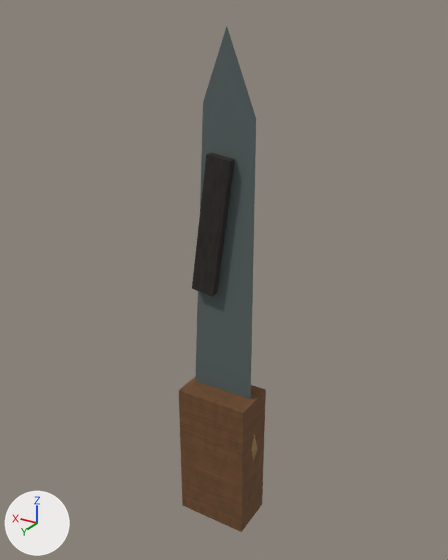
The OBJ model Assets/ProjectOEN/ProductionArt/Meshes/props_tools/pr-018_knife_cutting_tool__worn.obj: old version first, new version second.
The view is the same before and after, from a camera (50 mm lens) standing at (-0.591, 0.978, 1.069) and looking at (0.013, -0.03, 0.565). Lighting does not change. The marker at lower left points along +X, +Y and +Z. The picture after the commit comes second. Where no turn or scale is listed for an object, it has been applied to the vertices. Vertices at exactly the same position are counted once.

Names of what the first picture shows: 'pr-018_knife_cutting_tool__worn'.
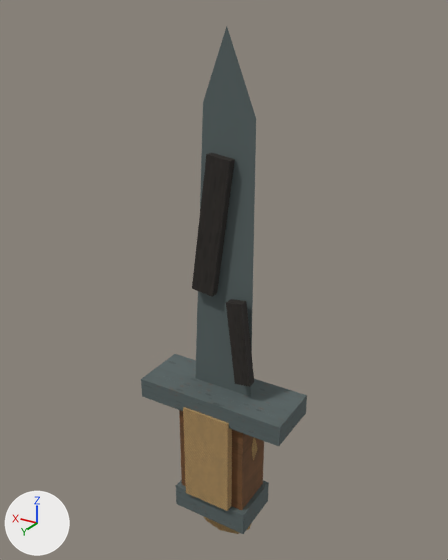
Location of each change, [x1, y1, x2, y2] in pixels of the pictures (448 x 560 px):
'pr-018_knife_cutting_tool__worn', reshaped (90% wider)
    before: [179, 26, 266, 532]
    after: [141, 26, 307, 534]
part 1 of me_pr_018_knife_cutting_tool__worn, added
    after: [141, 354, 307, 446]
part 2 of me_pr_018_knife_cutting_tool__worn, added
    after: [176, 480, 269, 534]
part 3 of me_pr_018_knife_cutting_tool__worn, added (brown)
    after: [183, 407, 232, 511]
part 4 of me_pr_018_knife_cutting_tool__worn, added (mostly hidden)
    after: [203, 516, 252, 534]
part 5 of me_pr_018_knife_cutting_tool__worn, added
    after: [226, 299, 254, 387]

The edits, one by one:
me_pr_018_knife_cutting_tool__worn is used by ob_pr_018_knife_cutting_tool__worn; location (0.0, 0.0, 0.0).
me_pr_018_knife_cutting_tool__worn had 69 vertices, 123 faces and spanned x -0.09..0.09, y -0.05..0.05, z 0.0..1.05.
me_pr_018_knife_cutting_tool__worn now has 149 vertices, 267 faces and spans x -0.17..0.17, y -0.065..0.07, z -0.08..1.05.
me_pr_018_knife_cutting_tool__worn part 1: a new loose piece, a box spanning x -0.17..0.17, y -0.065..0.065, z 0.282..0.327, in mat_metal (picture img_metal_albedo_png).
me_pr_018_knife_cutting_tool__worn part 2: a new loose piece, a box spanning x -0.09..0.09, y -0.06..0.06, z 0.007..0.063, in mat_metal (picture img_metal_albedo_png).
me_pr_018_knife_cutting_tool__worn part 3: a new loose piece, a box spanning x -0.055..0.055, y 0.052..0.07, z 0.065..0.295, in mat_rope (picture img_rope_albedo_png).
me_pr_018_knife_cutting_tool__worn part 4: a new loose piece of 48 vertices spanning x -0.085..0.085, y -0.012..0.012, z -0.08..0.09, in mat_rope (picture img_rope_albedo_png).
Part 5, on me_pr_018_knife_cutting_tool__worn:
8 vertices are added at x -0.083..-0.027, y 0.01..0.03, z 0.369..0.551.
12 new faces join them, mat_char (picture img_char_albedo_png).
